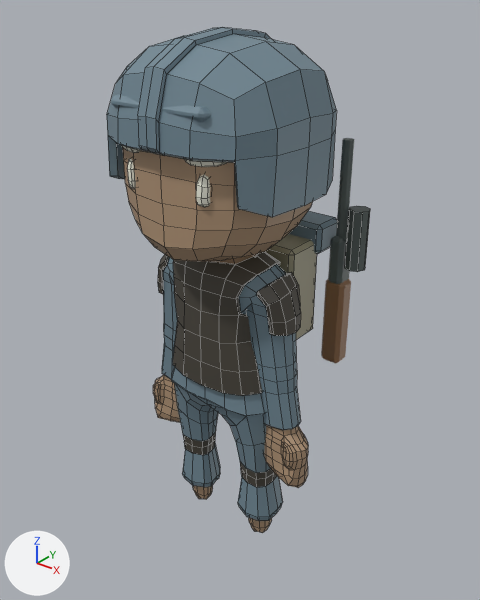
An edit to the FBX model Assets/Rebuild/Art/Recruits/Models/RecruitSniper.fbx, drawn before and after from the same camera.
Rendered twice from a 50 mm camera at (2.37, -2.82, 3.49) aimed at (0.02, 0.11, 1.68). The axes (+X, +Y, +Z) are drawn at lower left. The lights are the same throughout. The first picture is the older version. Mesh edges are drawn as thin lines on the coarser meshes. Where no turn or scale is listed for an object, it has been applied to the vertices.

In view in the first picture: 'Body', 'Cap peak', 'Field pack', 'Optical scope', 'Rifle barrel', 'Rifle receiver', 'Rolled camouflage cape', 'Wooden rifle stock'.
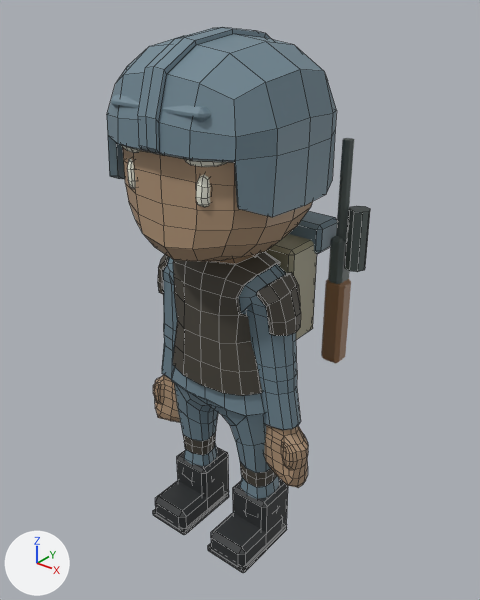
What the commit changed:
Material 'Recruit_CombatBoots' (mat_recruit_combatboots) is new.
Its base color is (0.025, 0.028, 0.03) (dark grey #2c2f30).
Material 'Recruit_BootSoles' (mat_recruit_bootsoles) is new.
Its base color is (0.045, 0.048, 0.05) (dark grey #3c3e3f).
me_cube_001 is used by ob_body; location (0.0, 0.0, 0.0).
me_cube_001 had 1515 vertices, 1510 faces and spanned x -0.65..0.65, y -0.58..0.57, z -0.02..3.27.
me_cube_001 now has 1659 vertices, 1666 faces and spans x -0.65..0.65, y -0.58..0.57, z -0.02..3.27.
me_cube_001 part 1: a new loose piece of 24 vertices spanning x 0.12..0.41, y -0.11..0.18, z 0.0..0.39, in mat_recruit_combatboots (dark grey #2c2f30).
me_cube_001 part 2: a new loose piece of 24 vertices spanning x 0.11..0.41, y -0.35..0.13, z -0.01..0.17, in mat_recruit_combatboots (dark grey #2c2f30).
me_cube_001 part 3: a new loose piece of 24 vertices spanning x 0.1..0.42, y -0.35..0.15, z -0.02..0.03, in mat_recruit_bootsoles (dark grey #3c3e3f).
me_cube_001 part 4: a new loose piece of 24 vertices spanning x -0.41..-0.12, y -0.11..0.18, z 0.0..0.39, in mat_recruit_combatboots (dark grey #2c2f30).
me_cube_001 part 5: a new loose piece of 24 vertices spanning x -0.41..-0.11, y -0.35..0.13, z -0.01..0.17, in mat_recruit_combatboots (dark grey #2c2f30).
me_cube_001 part 6: a new loose piece of 24 vertices spanning x -0.42..-0.1, y -0.35..0.15, z -0.02..0.03, in mat_recruit_bootsoles (dark grey #3c3e3f).
me_cube_001 part 7: 64 faces spanning x -0.35..0.35, y -0.04..0.12, z -0.02..0.17 switch from mat_recruit_sniper_skin (beige #af9376) to mat_recruit_leather (dark grey #48443a).
me_cube_001 part 8: 48 faces spanning x -0.4..0.4, y -0.11..0.18, z 0.17..0.24 switch from mat_recruit_sniper_uniform (greyish blue #6f8693) to mat_recruit_leather (dark grey #48443a).
me_cube_001 gains material mat_recruit_combatboots (dark grey #2c2f30).
me_cube_001 gains material mat_recruit_bootsoles (dark grey #3c3e3f).

Pixel boxes [x1, y1, x2, y2] of what changed, in the pictures (480 x 600 px):
'Body', reshaped (8% taller)
    before: [107, 27, 337, 533]
    after: [107, 27, 337, 573]
part 1 of me_cube_001, added
    after: [233, 480, 288, 532]
part 2 of me_cube_001, added
    after: [211, 513, 283, 567]
part 3 of me_cube_001, added
    after: [208, 525, 287, 573]
part 4 of me_cube_001, added
    after: [177, 447, 229, 498]
part 5 of me_cube_001, added
    after: [155, 481, 224, 529]
part 6 of me_cube_001, added
    after: [153, 492, 229, 535]
part 7 of me_cube_001, recoloured
    before: [193, 485, 272, 533]
part 8 of me_cube_001, recoloured
    before: [183, 474, 283, 521]
